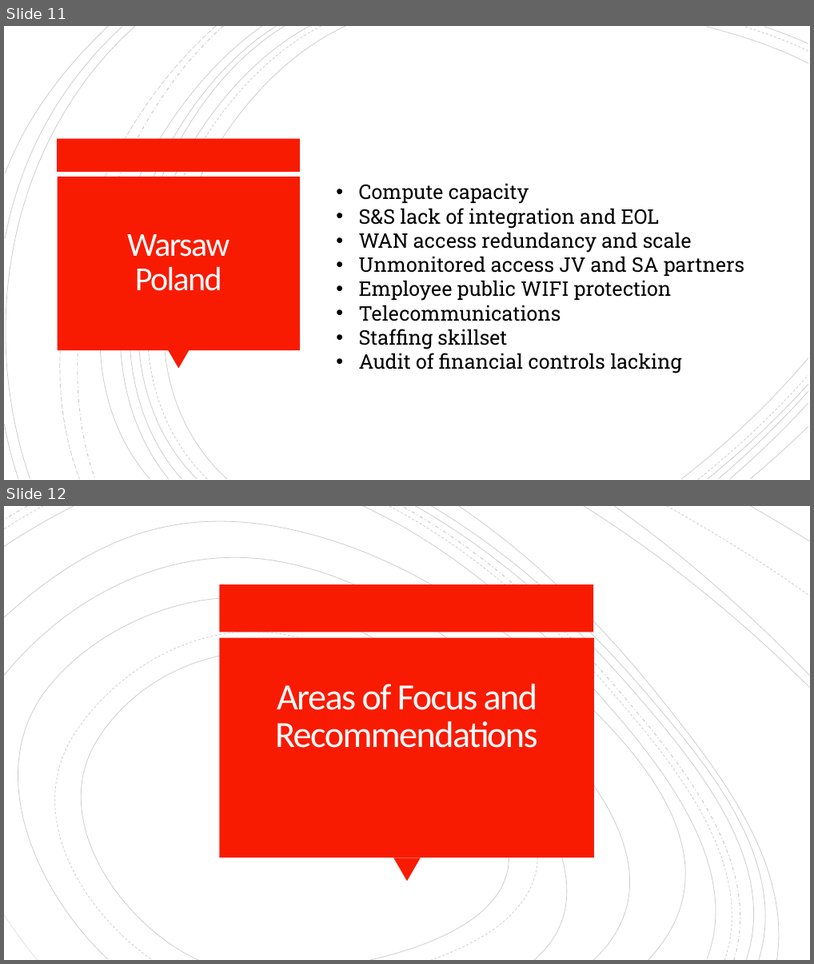
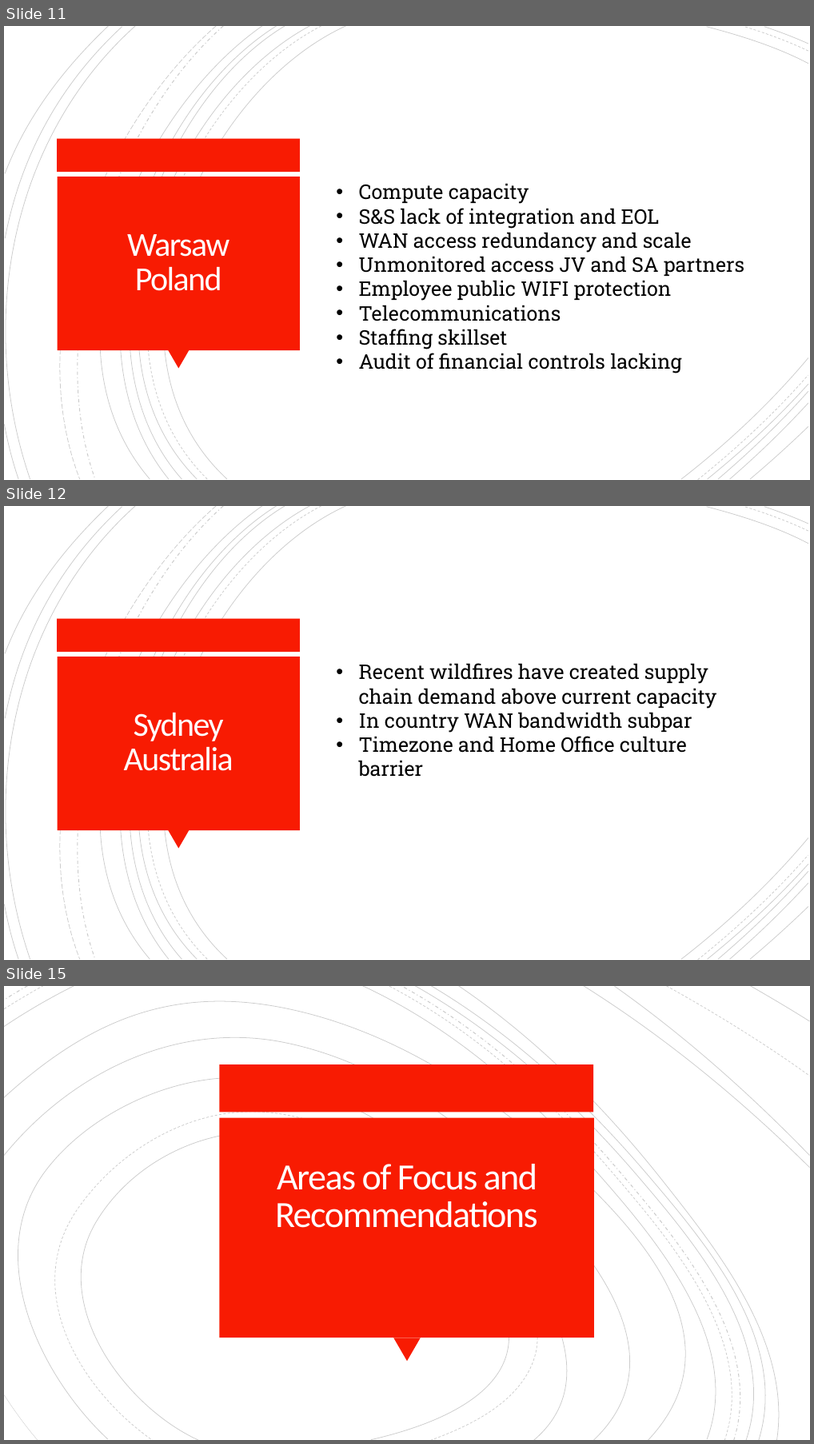
Before and after one commit to Chad-Ballay/Cybersecurity-work-class, a slide deck: classes/CIS312/project/outline_final.pptx. Shown one above the other, each under a label of ours: slides 11 and 12 before the commit, slides 11, 12 and 15 after it; the slides between them are not shown. The pictures are 814x964 and 814x1444 pixels, drawn with LibreOffice and Linux fonts; fonts in the diff are those of the drawing. Boxes give left, top, right and bottom in pixels: in the first picture for what was removed or moved away, otherwise in the second. Text is boxed around its words. In the diff, an @@ line names an element or a change of style, - is before the commit and + after.

```diff
--- a/classes/CIS312/project/outline_final.pptx
+++ b/classes/CIS312/project/outline_final.pptx
@@ slide 12 added at (x1=4, y1=506, x2=810, y2=960), background #FFFFFF; not listed: 24 template elements that a slide beside it also shows @@
@@ text added at (x1=359, y1=663, x2=718, y2=776), 24 pt, text #000000 @@
+• Recent wildfires have created supply chain demand above current capacity
+• In country WAN bandwidth subpar
+• Timezone and Home Office culture barrier
@@ title added at (x1=124, y1=712, x2=234, y2=771), 40 pt, text #FFFEFF @@
+Sydney
+Australia
@@ what was slide 12 is now slide 15 @@
```
Also in this commit, not shown: 7 slides changed, 2 other slides added, 1 other file.
